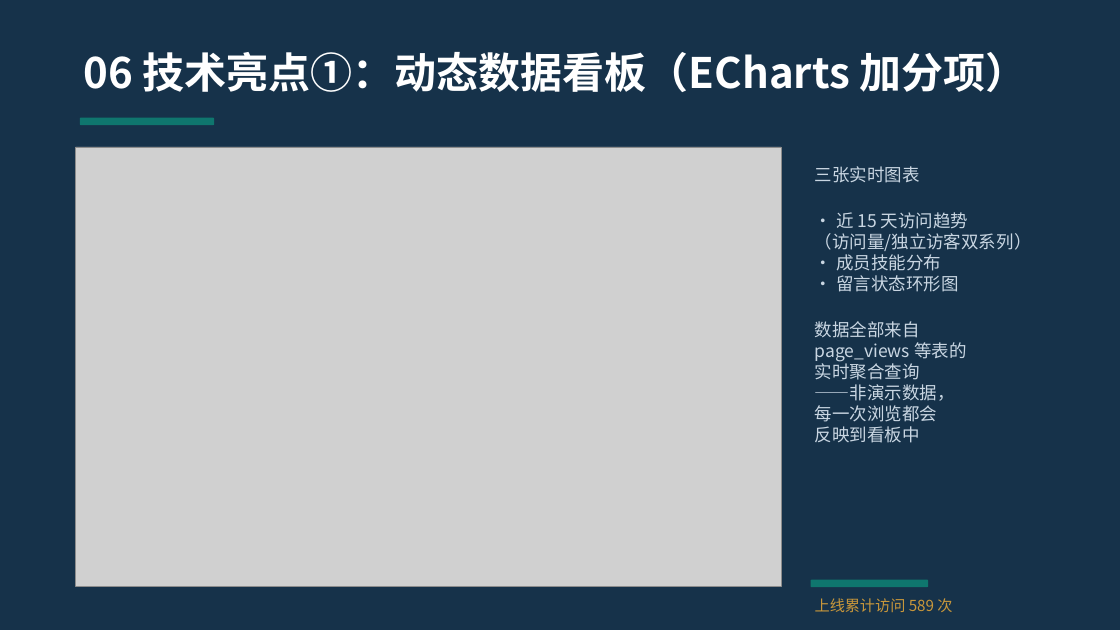
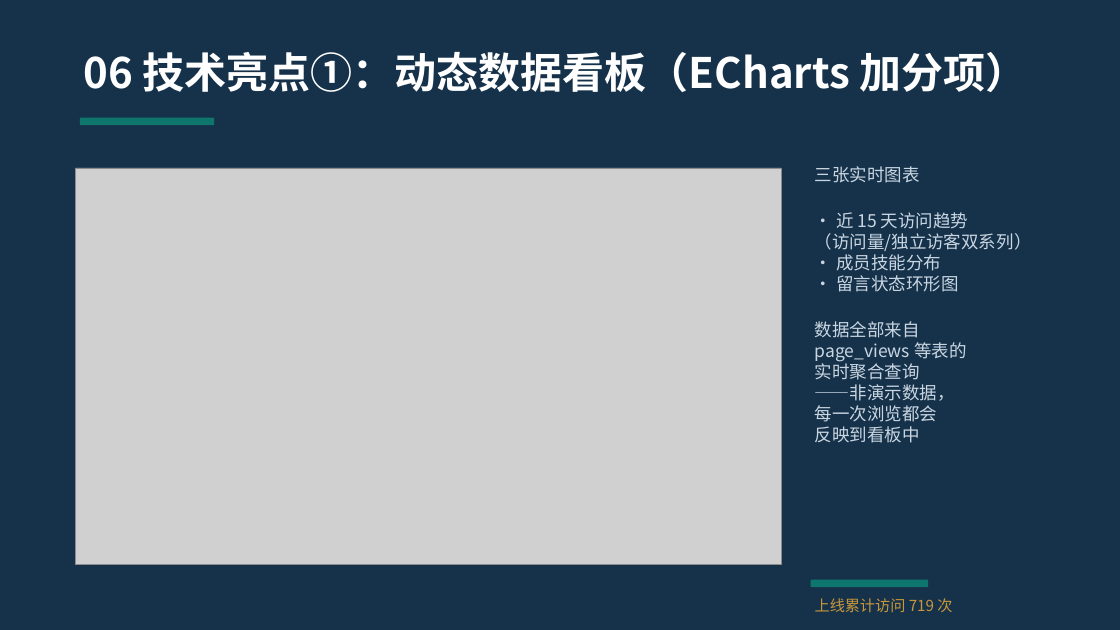
Before and after one commit to mon3trteam/nku2026DBdev, a slide deck: slide 9 of code/data/team/06-项目展示PPT/M立方队_项目展示PPT(2413421_2411672_2412796_2411282).pptx. Drawn at 1120x630 pixels with LibreOffice and Linux fonts; fonts in the diff are those of the drawing; grey boxes stand for pictures. Boxes give left, top, right and bottom in pixels: in the first picture for what was removed or moved away, otherwise in the second. Text is boxed around its words. In the diff, an @@ line names an element or a change of style, - is before the commit and + after.

```diff
--- a/code/data/team/06-项目展示PPT/M立方队_项目展示PPT(2413421_2411672_2412796_2411282).pptx
+++ b/code/data/team/06-项目展示PPT/M立方队_项目展示PPT(2413421_2411672_2412796_2411282).pptx
@@ picture: place and size @@
-picture at (76, 147, 781, 586)
+picture at (76, 168, 781, 565)
@@ text at (815, 598, 952, 612): text changed @@
-上线累计访问 589 次
+上线累计访问 719 次
```
Also in this commit, not shown: 6 other slides changed, 4 other files.
